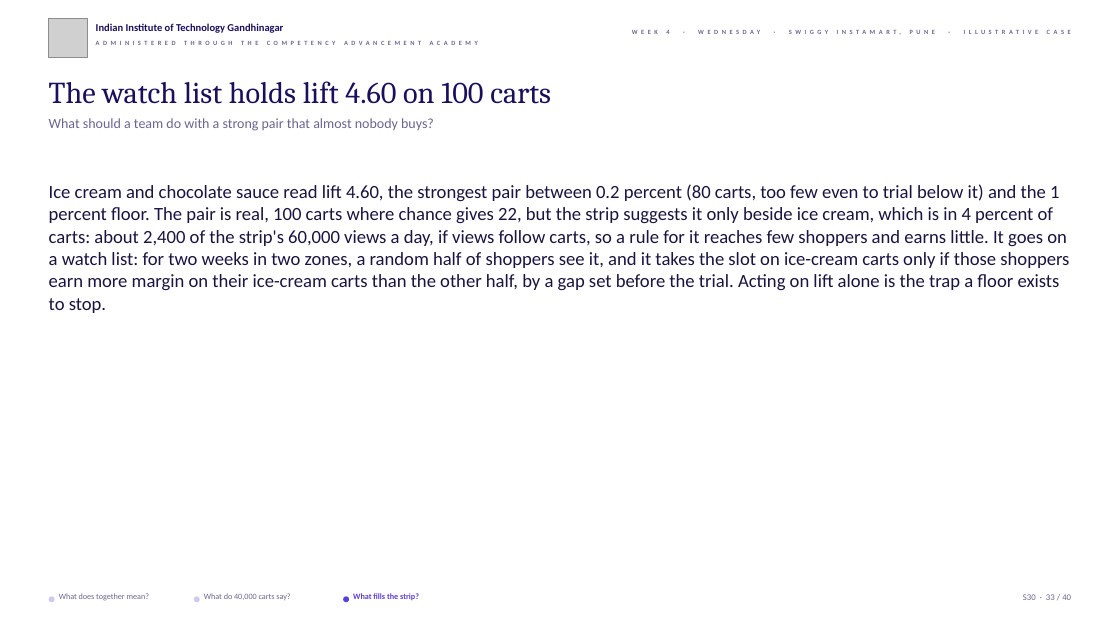
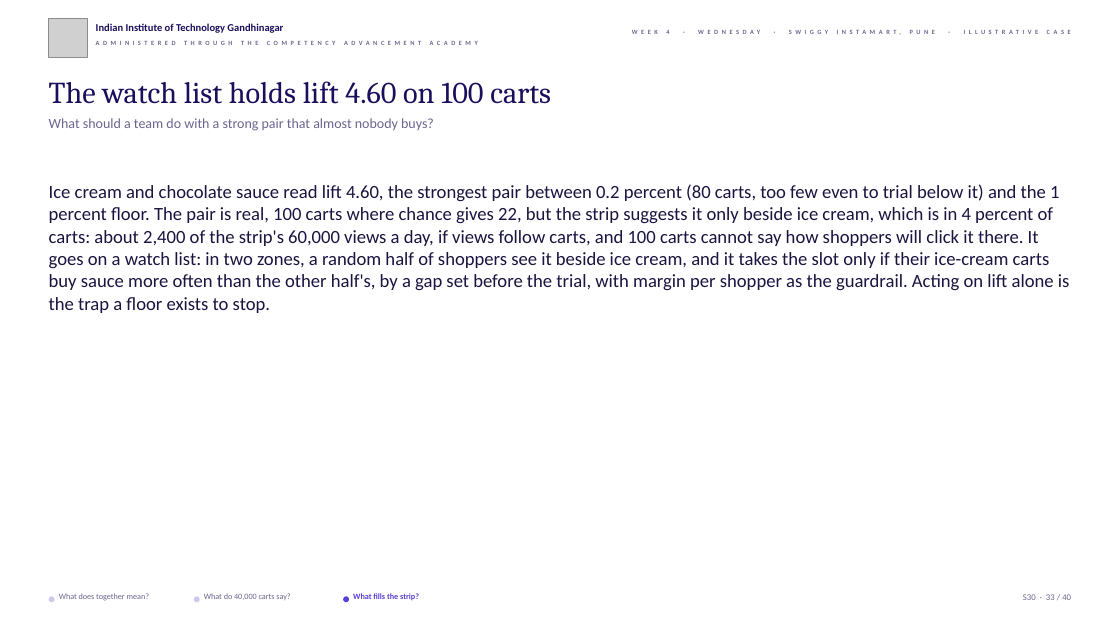
Before and after one commit to fde-academy-lab/c2-content-factory, a slide deck: slide 33 of content/W04/D3/slides/C2_W04_D03_half1_STUDENT.pptx. Drawn at 1120x630 pixels with LibreOffice and Linux fonts; fonts in the diff are those of the drawing; grey boxes stand for pictures; background and template pictures are left out. Boxes give left, top, right and bottom in pixels: in the first picture for what was removed or moved away, otherwise in the second. Text is boxed around its words. In the diff, an @@ line names an element or a change of style, - is before the commit and + after.

```diff
--- a/content/W04/D3/slides/C2_W04_D03_half1_STUDENT.pptx
+++ b/content/W04/D3/slides/C2_W04_D03_half1_STUDENT.pptx
@@ text at <box>49,184,1070,313</box>: text changed @@
-Ice cream and chocolate sauce read lift 4.60, the strongest pair between 0.2 percent (80 carts, too few even to trial below it) and the 1 percent floor. The pair is real, 100 carts where chance gives 22, but the strip suggests it only beside ice cream, which is in 4 percent of carts: about 2,400 of the strip's 60,000 views a day, if views follow carts, so a rule for it reaches few shoppers and earns little. It goes on a watch list: for two weeks in two zones, a random half of shoppers see it, and it takes the slot on ice-cream carts only if those shoppers earn more margin on their ice-cream carts than the other half, by a gap set before the trial. Acting on lift alone is the trap a floor exists to stop.
+Ice cream and chocolate sauce read lift 4.60, the strongest pair between 0.2 percent (80 carts, too few even to trial below it) and the 1 percent floor. The pair is real, 100 carts where chance gives 22, but the strip suggests it only beside ice cream, which is in 4 percent of carts: about 2,400 of the strip's 60,000 views a day, if views follow carts, and 100 carts cannot say how shoppers will click it there. It goes on a watch list: in two zones, a random half of shoppers see it beside ice cream, and it takes the slot only if their ice-cream carts buy sauce more often than the other half's, by a gap set before the trial, with margin per shopper as the guardrail. Acting on lift alone is the trap a floor exists to stop.
```
Also in this commit, not shown: 12 other files.
